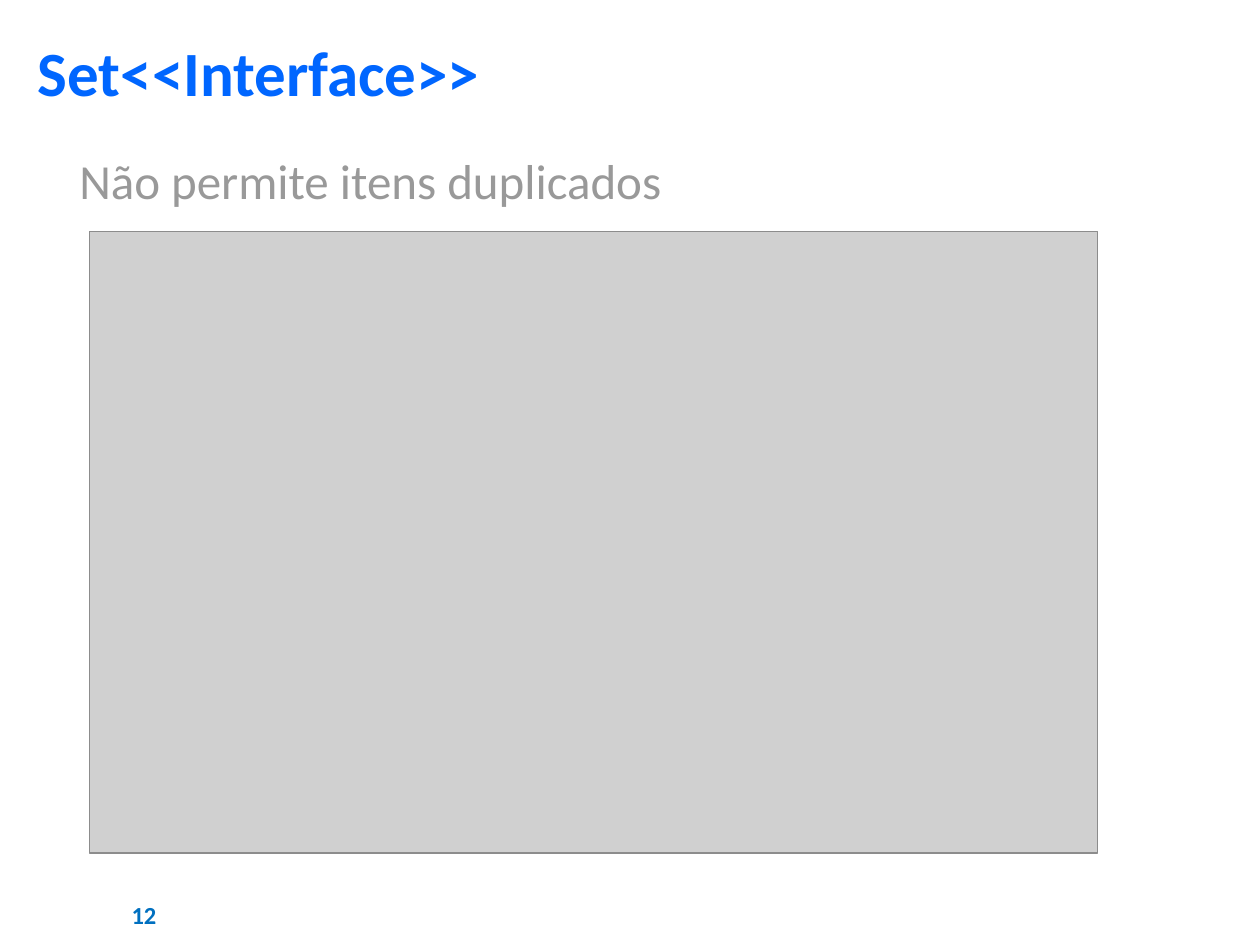
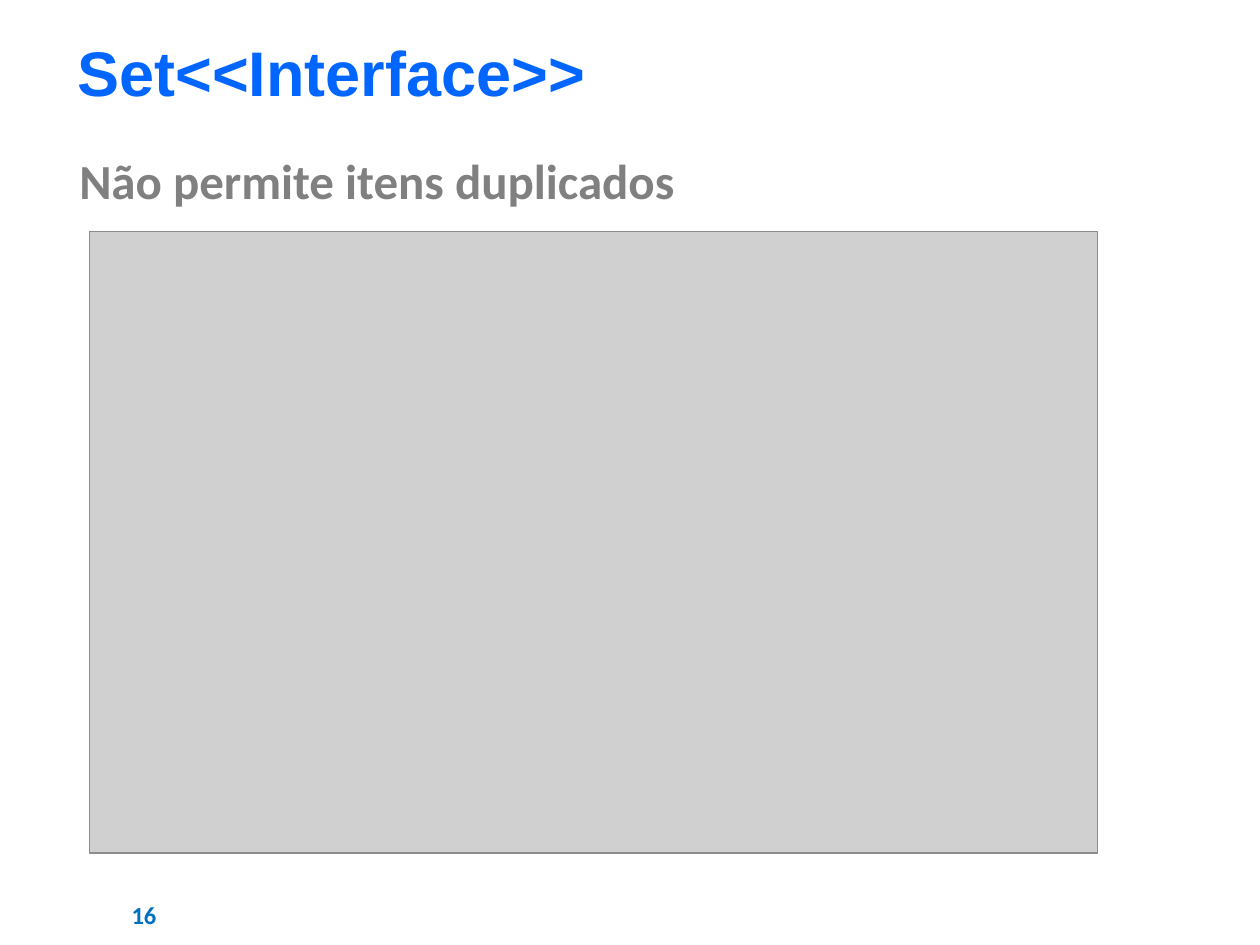
Before and after one commit to AJKFreitas/collections-learning, a slide deck: slide 16 of Estudos - Collections Framework.pptx (slide 12 before the commit). Drawn at 1260x945 pixels with LibreOffice and Linux fonts; fonts in the diff are those of the drawing; grey boxes stand for pictures; background and template pictures are left out. Boxes give left, top, right and bottom in pixels: in the first picture for what was removed or moved away, otherwise in the second. Text is boxed around its words. In the diff, an @@ line names an element or a change of style, - is before the commit and + after.

```diff
--- a/Estudos - Collections Framework.pptx
+++ b/Estudos - Collections Framework.pptx
@@ text "Set<<Interface>>": place and size @@
-text "Set<<Interface>>" at (38, 52, 479, 97)
+text "Set<<Interface>>" at (78, 50, 585, 97)
@@ text "Set<<Interface>>" at (78, 50, 585, 97): font Calibri to Arial @@
@@ text "Não permite itens duplicados" at (79, 164, 674, 207): text colour #999999 to #808080, bold on @@
@@ page number at (132, 907, 157, 924): text changed @@
-12
+16
```
Also in this commit, not shown: 10 other slides changed, 27 slides added, 1 slide removed, 1 other file.
